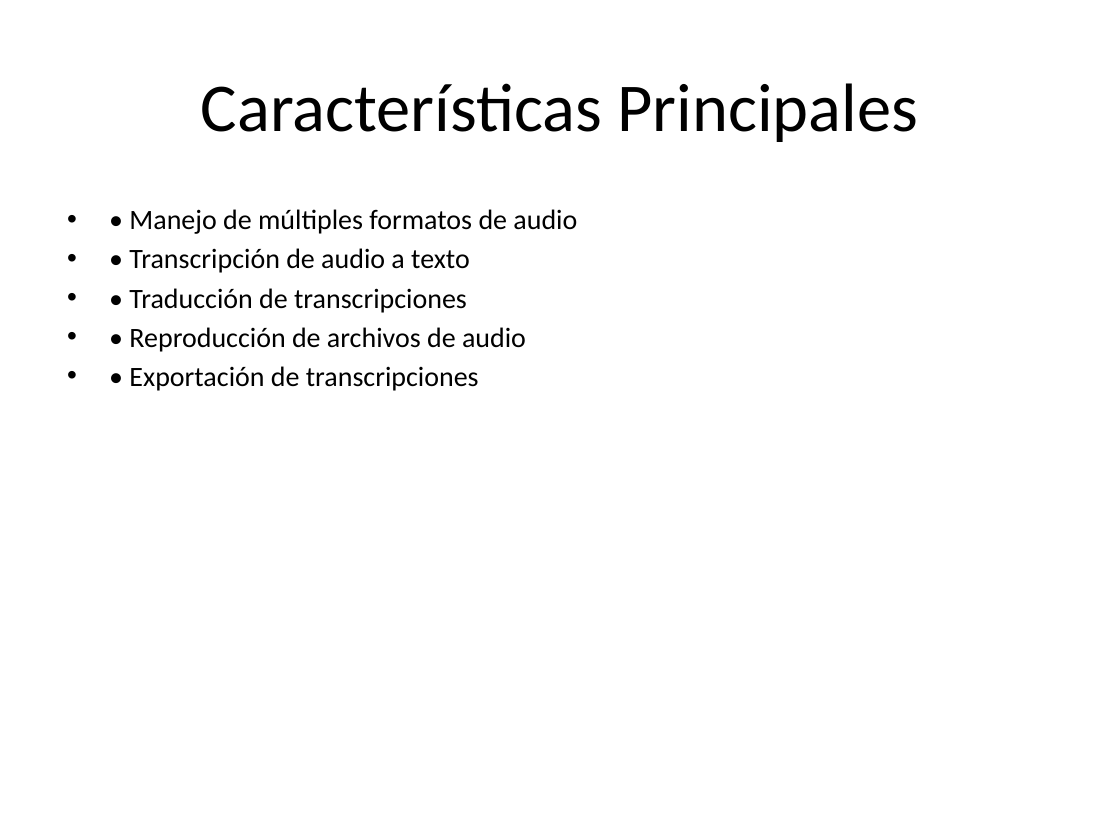
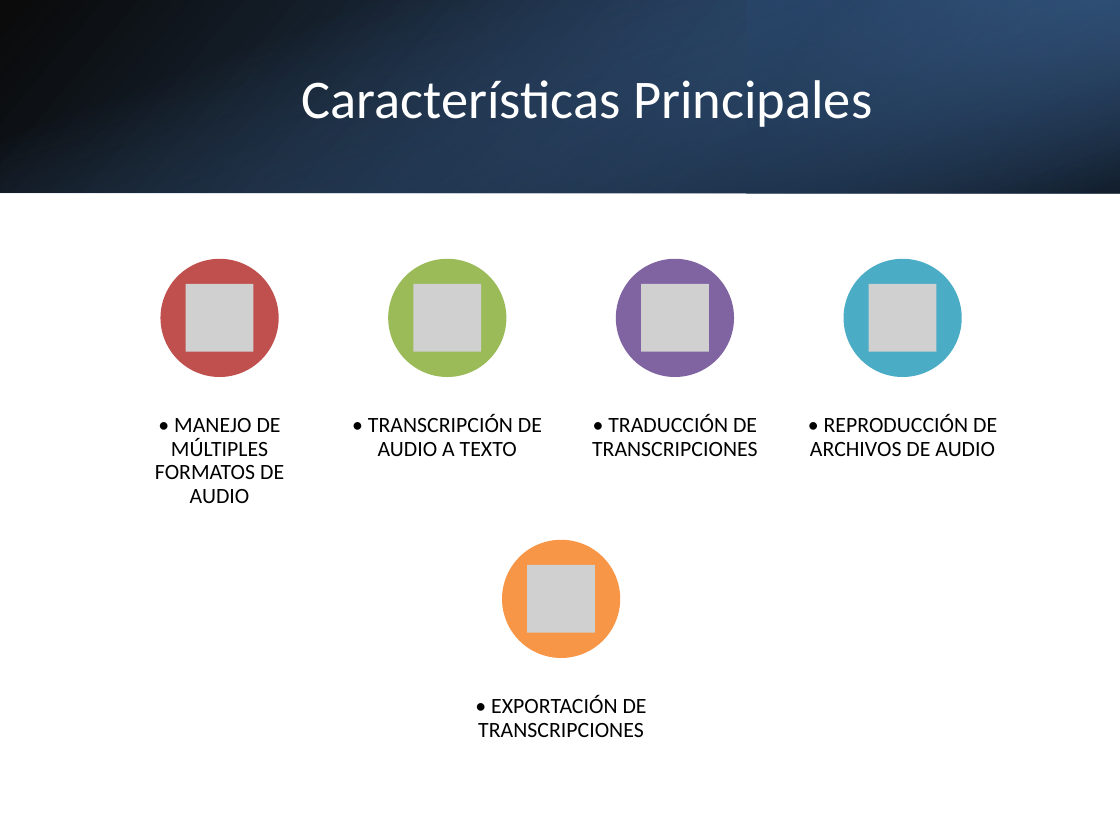
Before and after one commit to jonatha1992/Transcriptor, a slide deck: slide 2 of Presentacion_Transcriptor.pptx. Drawn at 1120x840 pixels with LibreOffice and Linux fonts; fonts in the diff are those of the drawing; grey boxes stand for pictures. Boxes give left, top, right and bottom in pixels: in the first picture for what was removed or moved away, otherwise in the second. Text is boxed around its words. In the diff, an @@ line names an element or a change of style, - is before the commit and + after.

```diff
--- a/Presentacion_Transcriptor.pptx
+++ b/Presentacion_Transcriptor.pptx
@@ rectangle added at [0, 0, 1120, 193], fill gradient #000000 to #376092 @@
@@ rectangle added at [0, 0, 1120, 193], fill gradient #4F81BD to #000000 @@
@@ rectangle added at [747, 0, 1120, 193], fill gradient #254061 to #4F81BD @@
@@ title "Características Principales": place and size @@
-title "Características Principales" at [201, 83, 918, 142]
+title "Características Principales" at [302, 80, 872, 127]
@@ title "Características Principales" at [302, 80, 872, 127]: size 44 to 35 pt, text colour #000000 to #FFFFFF @@
@@ text removed at [129, 209, 577, 391] @@
-• • Manejo de múltiples formatos de audio
-• • Transcripción de audio a texto
-• • Traducción de transcripciones
-• • Reproducción de archivos de audio
-• • Exportación de transcripciones
@@ group added at [155, 259, 997, 737]: 5 ellipses, 5 pictures, 5 texts @@
+• MANEJO DE MÚLTIPLES FORMATOS DE AUDIO
+• TRANSCRIPCIÓN DE AUDIO A TEXTO
+• TRADUCCIÓN DE TRANSCRIPCIONES
+• REPRODUCCIÓN DE ARCHIVOS DE AUDIO
+• EXPORTACIÓN DE TRANSCRIPCIONES
```
Also in this commit, not shown: 7 other slides changed, 9 other files.
